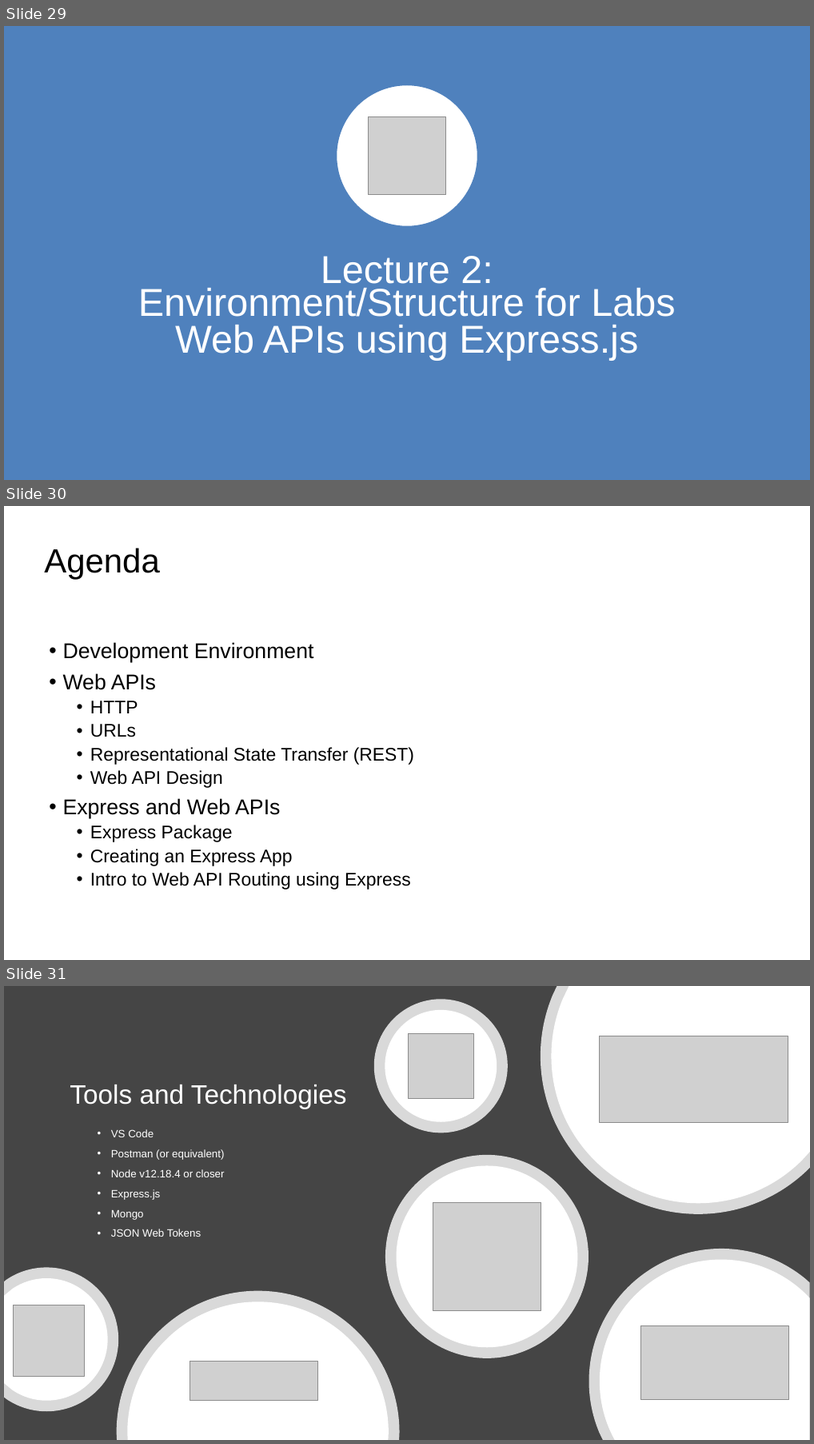
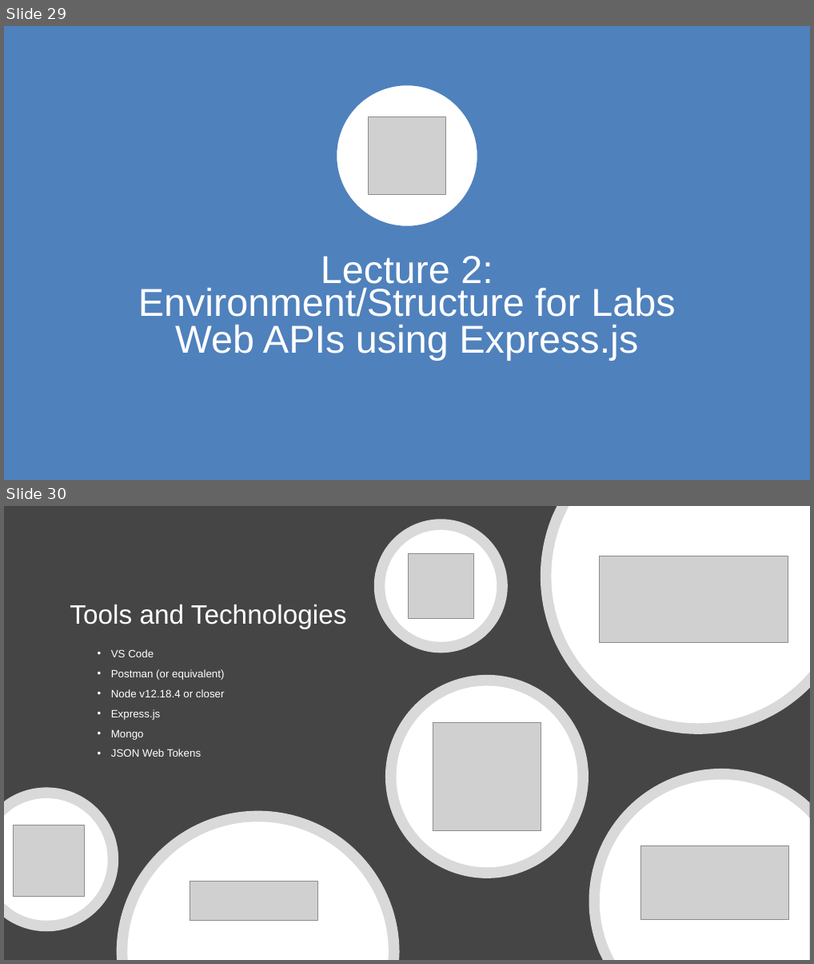
Before and after one commit to diarmuidoconnor/wad2, a slide deck: topic07/talk-1/node-2019.pptx. Shown one above the other, each under a label of ours: slides 29, 30 and 31 before the commit, slides 29 and 30 after it. The pictures are 814x1444 and 814x964 pixels, drawn with LibreOffice and Linux fonts; fonts in the diff are those of the drawing; grey boxes stand for pictures. Boxes give left, top, right and bottom in pixels: in the first picture for what was removed or moved away, otherwise in the second. Text is boxed around its words. In the diff, an @@ line names an element or a change of style, - is before the commit and + after.

```diff
--- a/topic07/talk-1/node-2019.pptx
+++ b/topic07/talk-1/node-2019.pptx
@@ slide 30 removed at box(4, 506, 810, 960), background #FFFFFF @@
@@ title removed at box(44, 548, 159, 580) @@
-Agenda
@@ subtitle removed at box(63, 642, 414, 889) @@
-• Development Environment
-• Web APIs
-  • HTTP
-  • URLs
-  • Representational State Transfer (REST)
-  • Web API Design
-• Express and Web APIs
-  • Express Package
-  • Creating an Express App
-  • Intro to Web API Routing using Express
@@ what was slide 31 is now slide 30 @@
```
Also in this commit, not shown: 9 other files.
